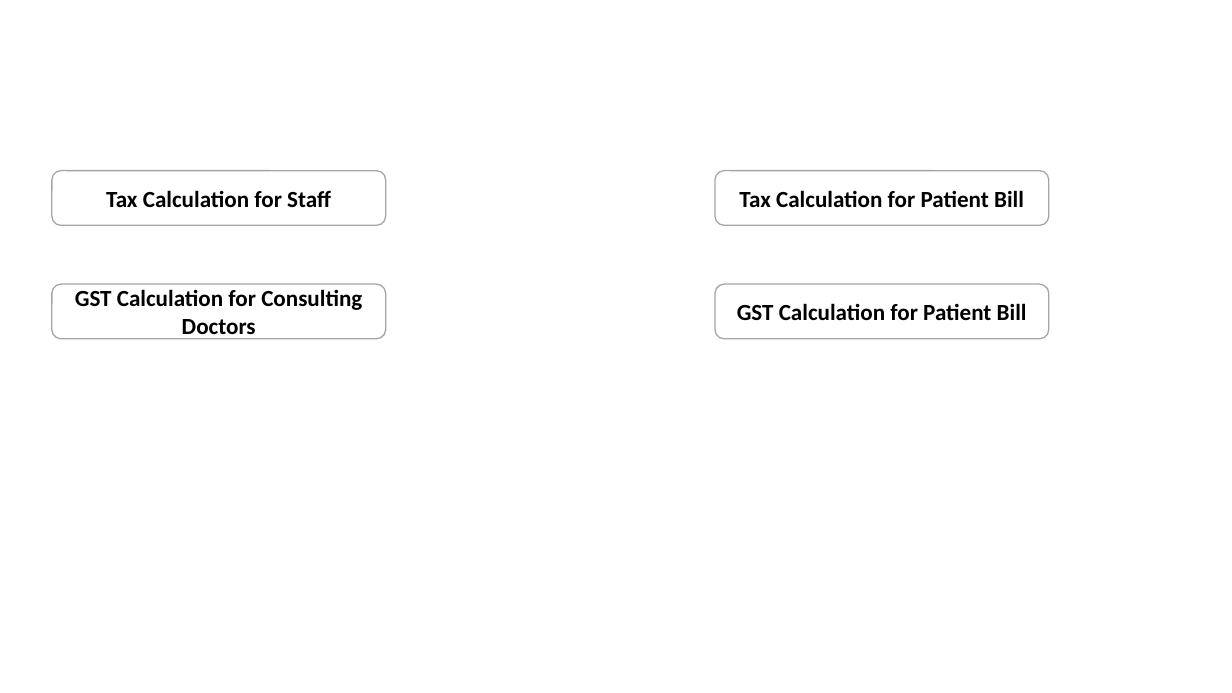
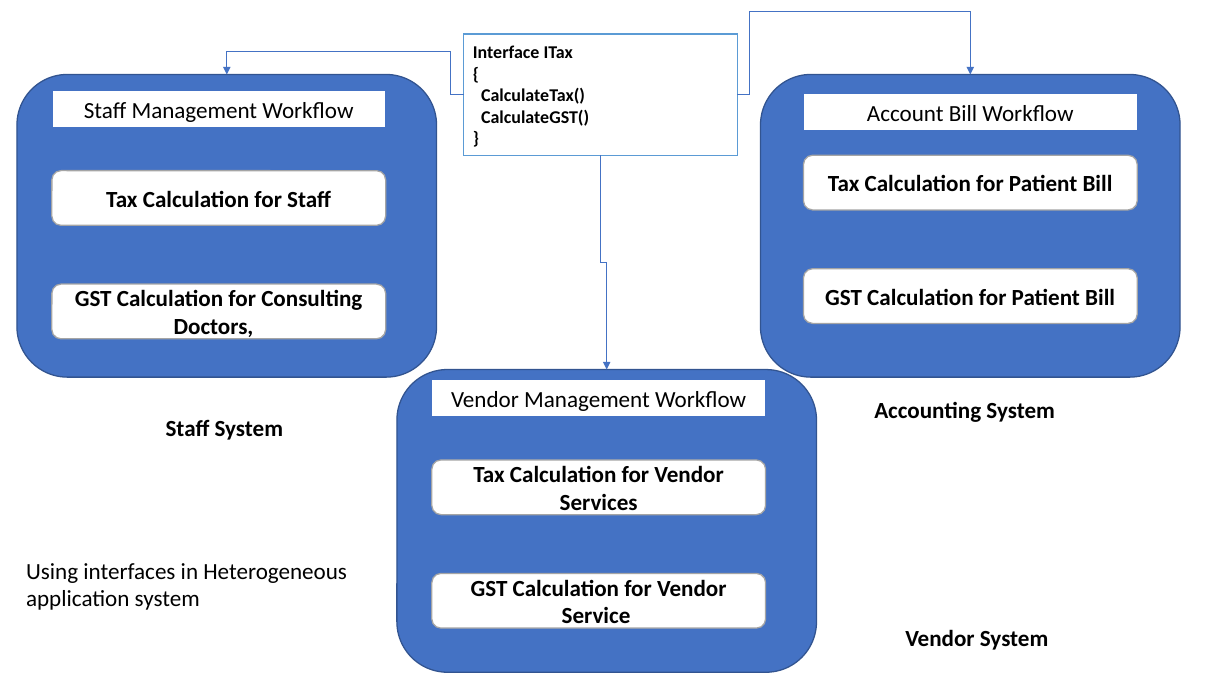
Before and after one commit to maheshsabnis/CS_Applications_MB, a slide deck: slide 9 of MB_Training_Images.pptx. Drawn at 1232x693 pixels with LibreOffice and Linux fonts; fonts in the diff are those of the drawing. Boxes give left, top, right and bottom in pixels: in the first picture for what was removed or moved away, otherwise in the second. Text is boxed around its words. In the diff, an @@ line names an element or a change of style, - is before the commit and + after.

```diff
--- a/MB_Training_Images.pptx
+++ b/MB_Training_Images.pptx
@@ elbow arrow added from (738, 94) to (970, 75), #4472C4 0.5 pt @@
@@ elbow arrow added from (464, 94) to (226, 75), #4472C4 0.5 pt @@
@@ rectangle added at [464, 34, 738, 155], fill #FFFFFF, outline #5B9BD5 1 pt, 14 pt, text #000000, bold @@
+Interface ITax
+{
+CalculateTax()
+CalculateGST()
+}
@@ rounded rectangle added at [17, 75, 436, 378], fill #4472C4, outline #325491 1 pt @@
@@ rounded rectangle added at [761, 75, 1180, 378], fill #4472C4, outline #325491 1 pt @@
@@ rectangle added at [52, 91, 385, 128], fill #FFFFFF, outline #4472C4 1 pt, 18 pt, text #000000 @@
+Staff Management Workflow
@@ rectangle added at [804, 93, 1138, 130], fill #FFFFFF, outline #4472C4 1 pt, 18 pt, text #000000 @@
+Account Bill Workflow
@@ elbow arrow added from (601, 155) to (607, 370), #4472C4 0.5 pt @@
@@ rounded rectangle "Tax Calculation for Patient Bill": place and size @@
-rounded rectangle "Tax Calculation for Patient Bill" at [715, 171, 1049, 226]
+rounded rectangle "Tax Calculation for Patient Bill" at [804, 155, 1138, 210]
@@ rounded rectangle "GST Calculation for Patient Bill": place and size @@
-rounded rectangle "GST Calculation for Patient Bill" at [715, 284, 1049, 338]
+rounded rectangle "GST Calculation for Patient Bill" at [804, 269, 1138, 323]
@@ text in rounded rectangle at [75, 289, 362, 341]: text changed @@
-GST Calculation for Consulting Doctors
+GST Calculation for Consulting Doctors,
@@ rounded rectangle added at [397, 370, 817, 673], fill #4472C4, outline #325491 1 pt @@
@@ rectangle added at [432, 380, 765, 417], fill #FFFFFF, outline #4472C4 1 pt, 18 pt, text #000000 @@
+Vendor Management Workflow
@@ text added at [166, 419, 283, 440], 18 pt, text #000000, bold @@
+Staff System
@@ text added at [874, 402, 1054, 422], 18 pt, text #000000, bold @@
+Accounting System
@@ rounded rectangle added at [432, 460, 765, 515], fill #FFFFFF, outline #A5A5A5 1 pt, 18 pt, text #000000, bold @@
+Tax Calculation for Vendor Services
@@ text added at [26, 563, 347, 610], 18 pt, text #000000 @@
+Using interfaces in Heterogeneous application system
@@ rounded rectangle added at [432, 574, 765, 628], fill #FFFFFF, outline #A5A5A5 1 pt, 18 pt, text #000000, bold @@
+GST Calculation for Vendor Service
@@ text added at [905, 629, 1048, 650], 18 pt, text #000000, bold @@
+Vendor System
```
Also in this commit, not shown: 3 slides added, 15 other files.
